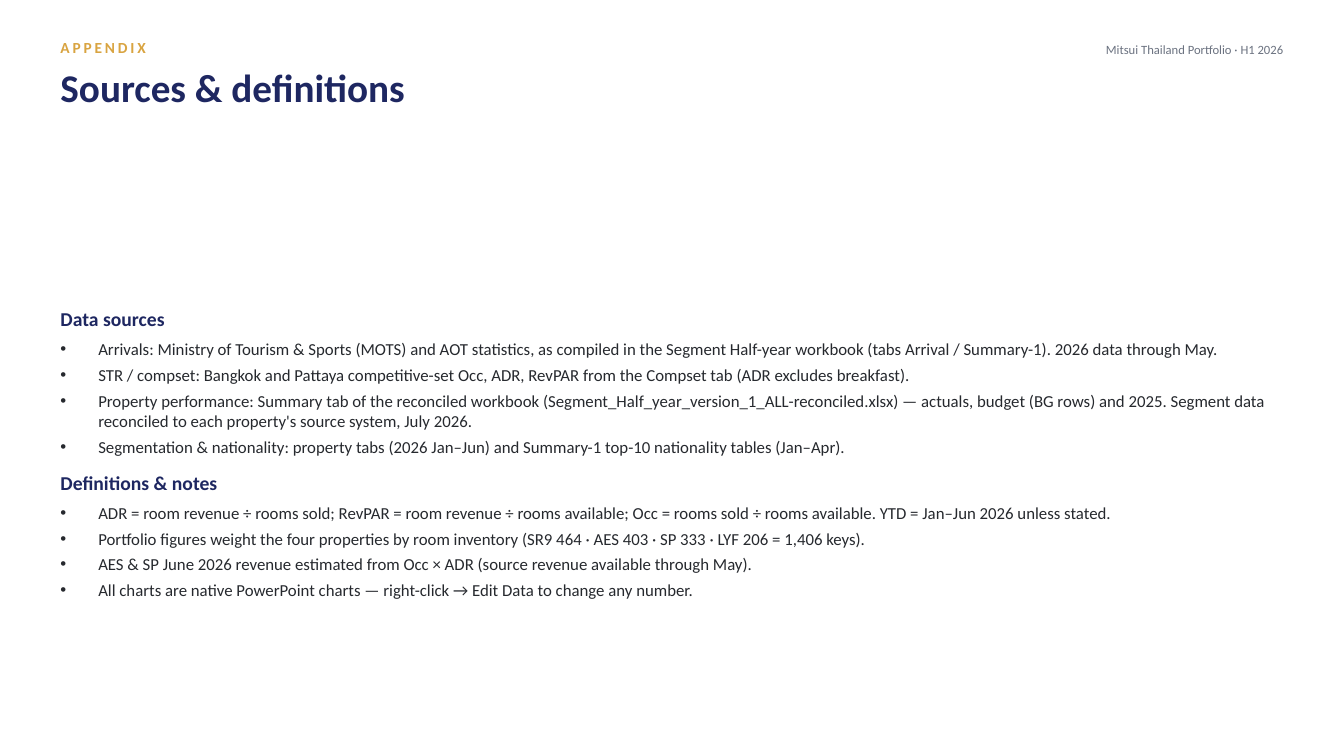
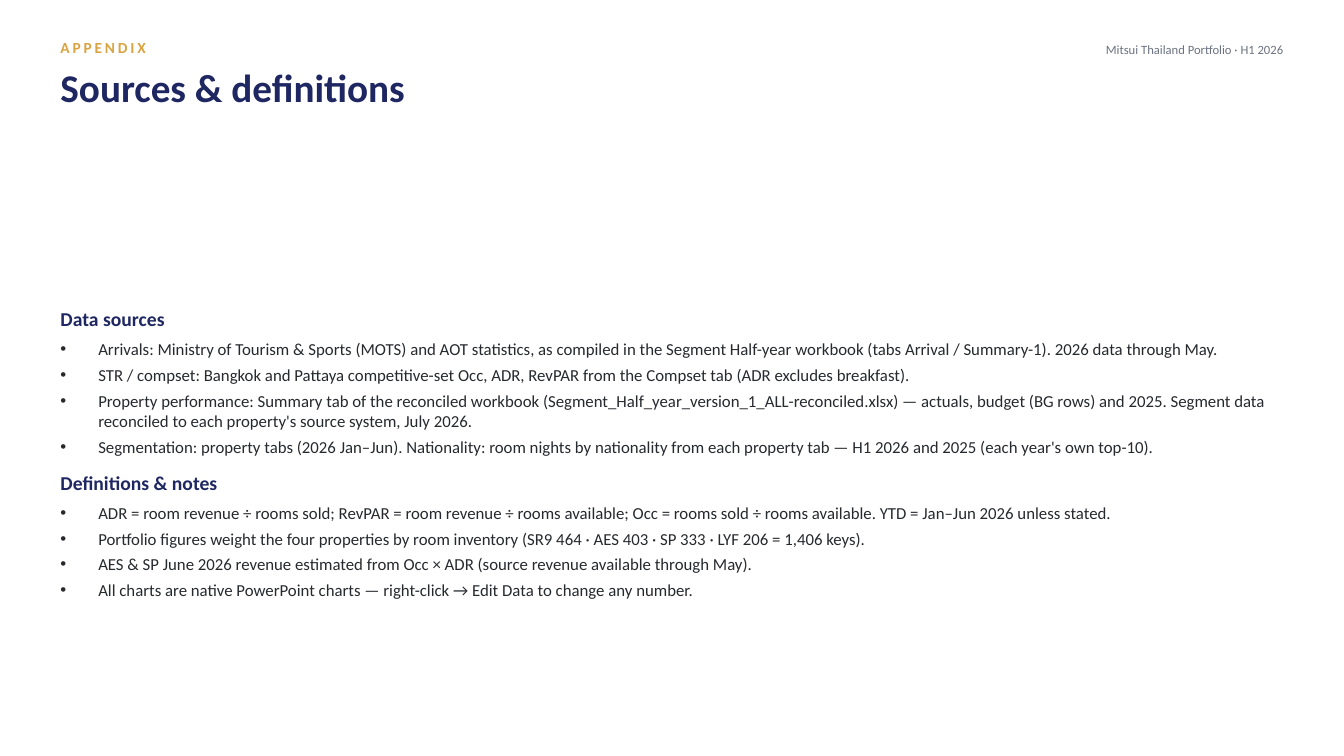
Before and after one commit to Chavin2543/mae-workspace, a slide deck: slide 28 of output/Portfolio_Performance_Report_H1-2026.pptx. Drawn at 1344x756 pixels with LibreOffice and Linux fonts; fonts in the diff are those of the drawing. Boxes give left, top, right and bottom in pixels: in the first picture for what was removed or moved away, otherwise in the second. Text is boxed around its words. In the diff, an @@ line names an element or a change of style, - is before the commit and + after.

```diff
--- a/output/Portfolio_Performance_Report_H1-2026.pptx
+++ b/output/Portfolio_Performance_Report_H1-2026.pptx
@@ text at [98,441,1153,456]: text changed @@
-• Segmentation & nationality: property tabs (2026 Jan–Jun) and Summary-1 top-10 nationality tables (Jan–Apr).
+• Segmentation: property tabs (2026 Jan–Jun). Nationality: room nights by nationality from each property tab — H1 2026 and 2025 (each year's own top-10).
```
Also in this commit, not shown: 4 other slides changed, 2 other files.
